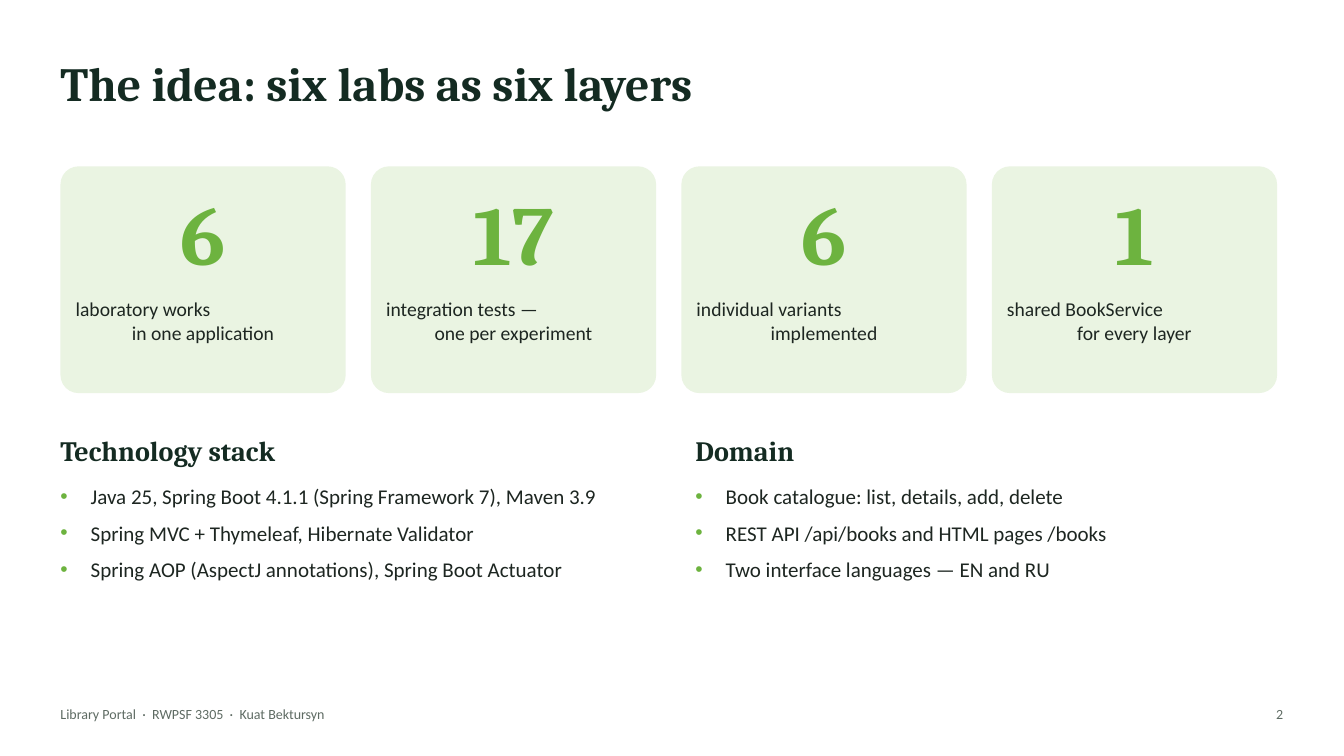
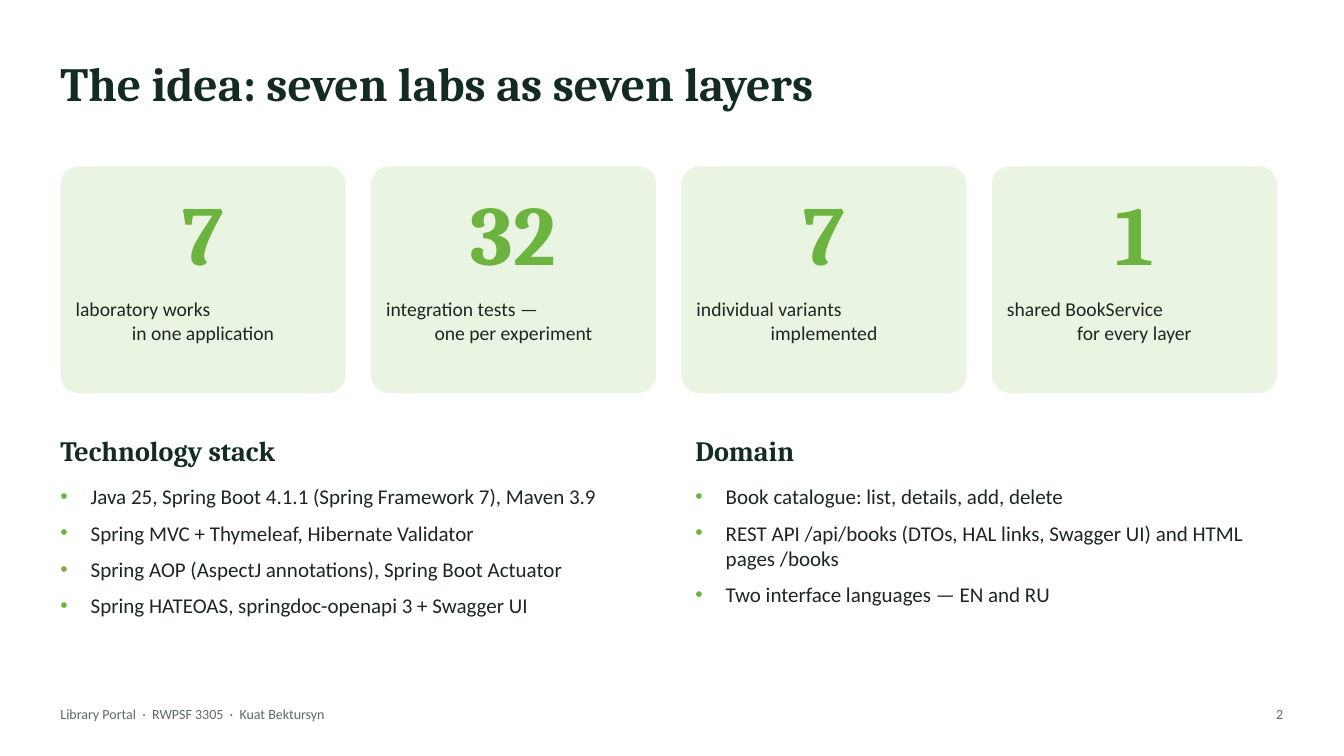
Before and after one commit to AkAyu44/library-portal, a slide deck: slide 2 of docs/Defense_Presentation.pptx. Drawn at 1344x756 pixels with LibreOffice and Linux fonts; fonts in the diff are those of the drawing. Boxes give left, top, right and bottom in pixels: in the first picture for what was removed or moved away, otherwise in the second. Text is boxed around its words. In the diff, an @@ line names an element or a change of style, - is before the commit and + after.

```diff
--- a/docs/Defense_Presentation.pptx
+++ b/docs/Defense_Presentation.pptx
@@ text at bbox=[60, 68, 813, 112]: text changed @@
-The idea: six labs as six layers
+The idea: seven labs as seven layers
@@ text at bbox=[182, 209, 224, 266]: text changed @@
-6
+7
@@ text at bbox=[471, 208, 556, 266]: text changed @@
-17
+32
@@ text at bbox=[803, 209, 845, 266]: text changed @@
-6
+7
@@ text at bbox=[726, 526, 1243, 570]: text changed @@
-• REST API /api/books and HTML pages /books
+• REST API /api/books (DTOs, HAL links, Swagger UI) and HTML pages /books
@@ text at bbox=[91, 598, 528, 617]: paragraph added @@
+• Spring HATEOAS, springdoc-openapi 3 + Swagger UI
```
Also in this commit, not shown: 7 other slides changed, 2 slides added, 26 other files.
